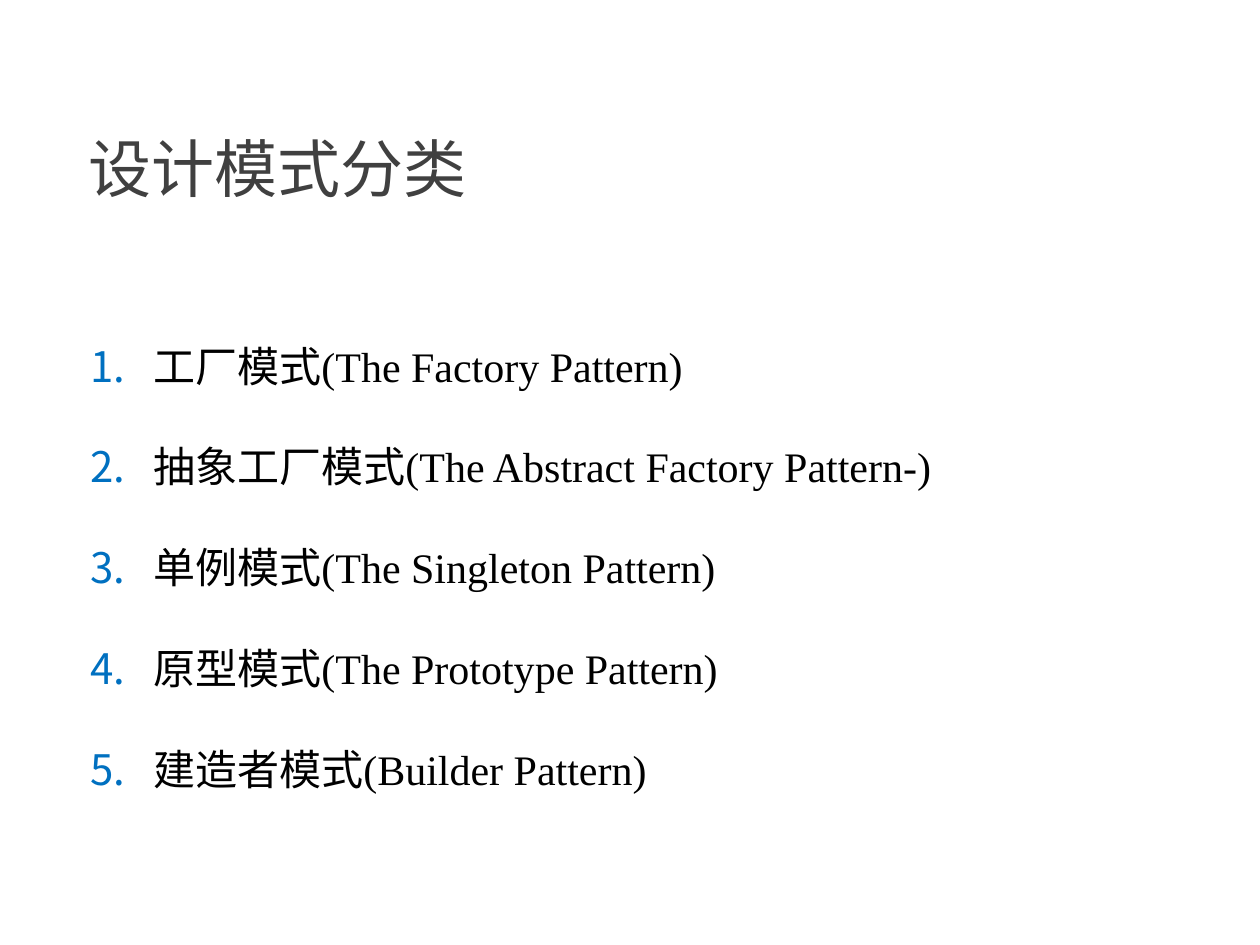
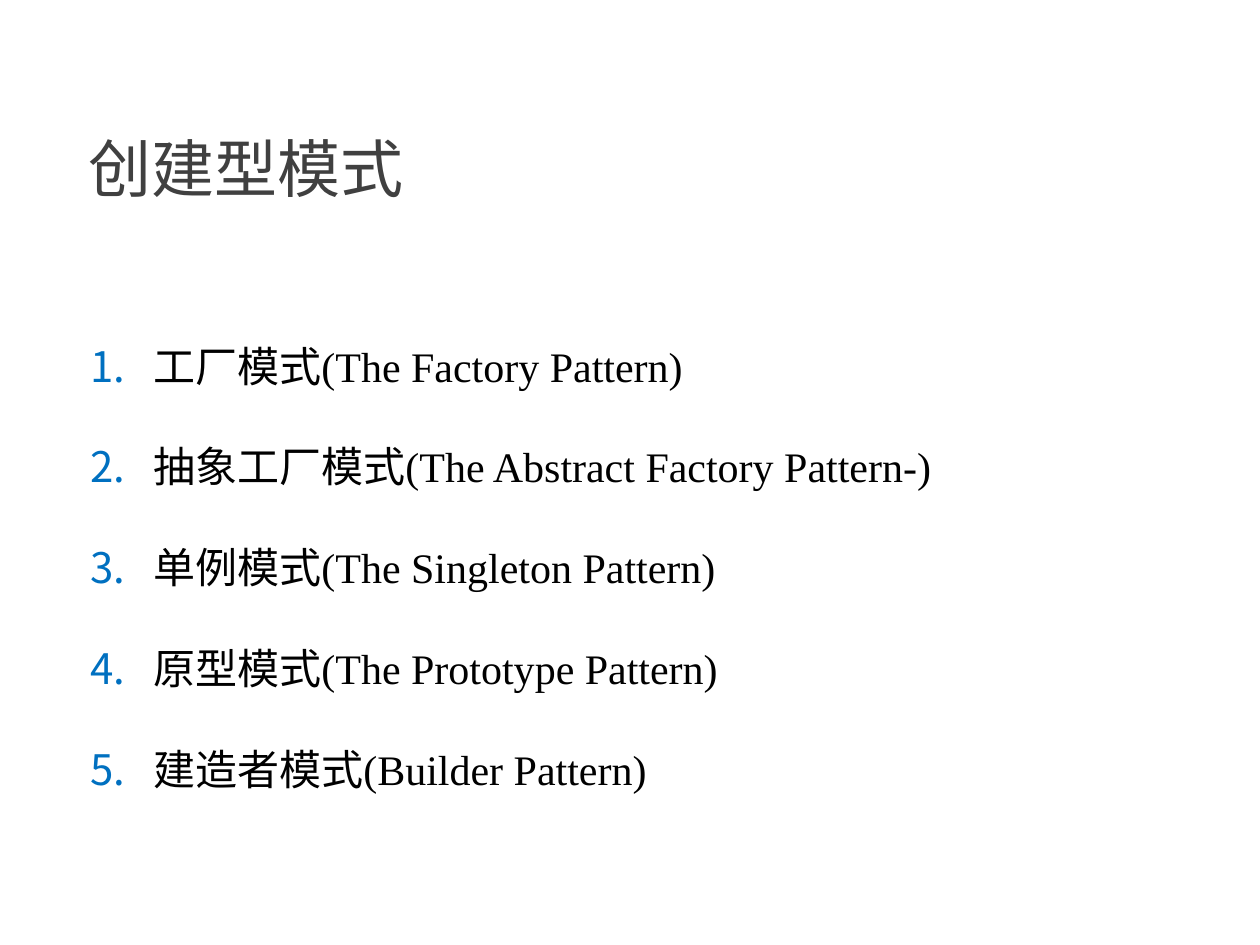
Before and after one commit to NewGr8Player/My-PPT, a slide deck: slide 26 of Design pattern/23种设计模式详解.pptx (slide 10 before the commit). Drawn at 1260x945 pixels with LibreOffice and Linux fonts; fonts in the diff are those of the drawing. Boxes give left, top, right and bottom in pixels: in the first picture for what was removed or moved away, otherwise in the second. Text is boxed around its words. In the diff, an @@ line names an element or a change of style, - is before the commit and + after.

```diff
--- a/Design pattern/23种设计模式详解.pptx
+++ b/Design pattern/23种设计模式详解.pptx
@@ text at box(88, 139, 403, 197): text changed @@
-设计模式分类
+创建型模式
```
Also in this commit, not shown: 2 other slides changed, 16 slides added, 2 other files.
